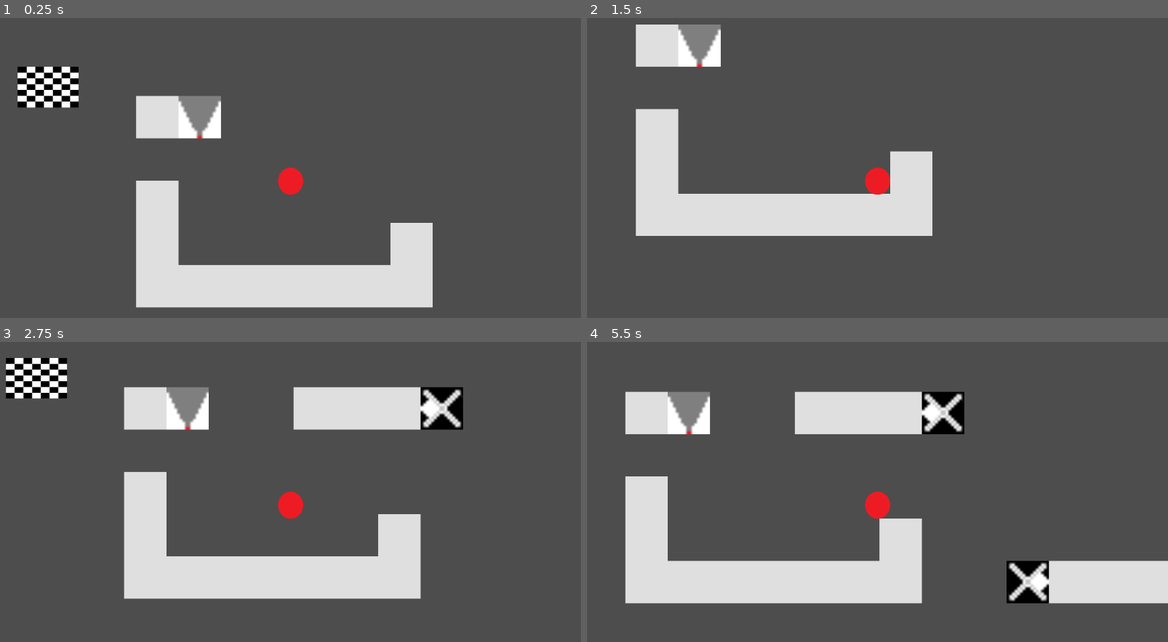
Above: before the commit, frames 1-4 (two rows, left to right).
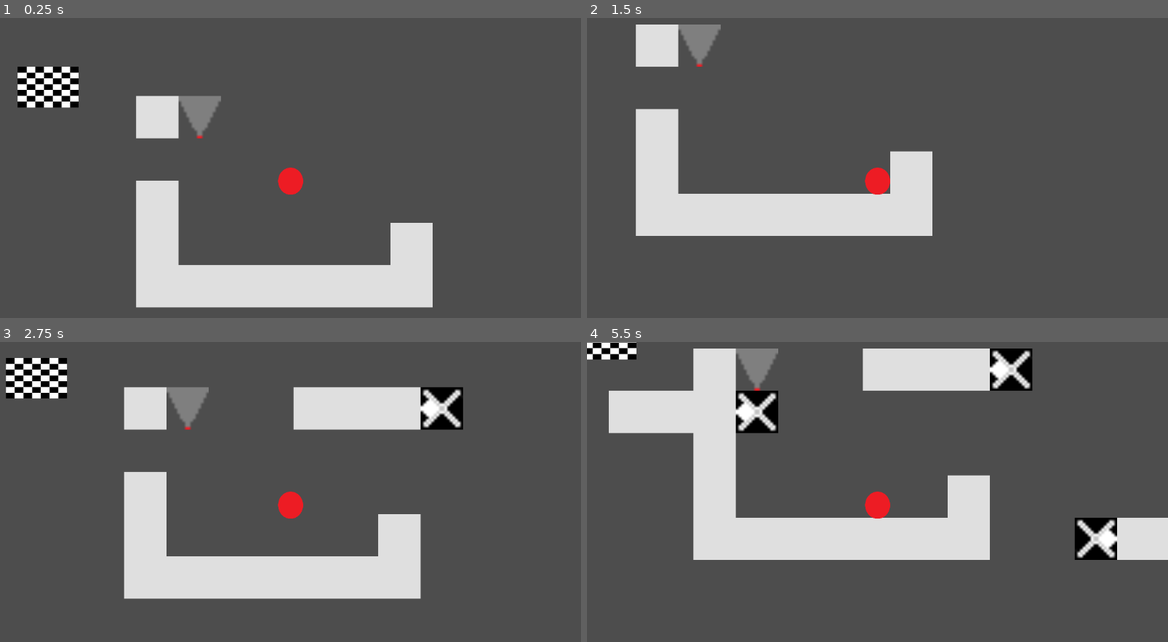
Above: after the commit, the same moments.

Repository: SomeFamousPerson/major-project
Game: Godot game, scene res://main.tscn
The game is run twice, just before and just after one commit, with the same random seed, the same clock (stepped at 60 frames per second) and the same inputs.
Inputs (mouse positions are in pixels of both pictures, inside the frame that each line leads up to):
- Up to frame 1 (0.25 s): no input
- Up to frame 2 (1.5 s): move the mouse to (1005, 165) at 0.52 s; hold D (right) from 0.53 s (still down); click (1005, 165) at 0.6 s; tap Space (jump) at 0.77 s; move the mouse to (912, 129) at 1.27 s; click (912, 129) at 1.35 s
- Up to frame 3 (2.75 s): tap Space (jump) at 1.52 s; move the mouse to (348, 432) at 2.02 s; release D (right) at 2.03 s; hold A (left) from 2.03 s (still down); click (348, 432) at 2.1 s
- Up to frame 4 (5.5 s): move the mouse to (848, 570) at 2.77 s; release A (left) at 2.78 s; hold D (right) 2.78-4.25 s; click (848, 570) at 2.85 s; tap Space (jump) at 3.02, 3.77, 5.27 s; move the mouse to (1051, 555) at 3.52 s; click (1051, 555) at 3.6 s; tap Escape (pause) at 4.15 s; click (923, 504) at 4.25 s, where only the run after the commit has a clickable "Unpause"; move the mouse to (703, 456) at 5.02 s; hold A (left) from 5.03 s (still down); click (703, 456) at 5.1 s

The runs differ from the first frame. In frame 1, 0.5% of the frame differs, in the area x 30-39%, y 27-41%; in frame 2, 0.5%; in frame 3, 0.5%; in frame 4, 38%, in the area x 0-100%, y 0-88%.

Commit message:
lasers??????

Diff:
--- a/laser.tscn
+++ b/laser.tscn
@@ -3,7 +3,7 @@
 [ext_resource type="Texture2D" uid="uid://cyg65hrx3vvew" path="res://assets/laser.png" id="1_w2wes"]
 
 [sub_resource type="RectangleShape2D" id="RectangleShape2D_k1moy"]
-size = Vector2(2, 16)
+size = Vector2(1.53846, 16)
 
 [node name="laser" type="StaticBody2D"]
 
@@ -11,5 +11,6 @@
 texture = ExtResource("1_w2wes")
 
 [node name="CollisionShape2D" type="CollisionShape2D" parent="."]
+position = Vector2(2.98023e-08, 0)
 scale = Vector2(1.3, 1)
 shape = SubResource("RectangleShape2D_k1moy")
--- a/laser_shooter.gd
+++ b/laser_shooter.gd
@@ -1,9 +1,21 @@
 extends StaticBody2D
 var world
+var laser = preload("res://laser.tscn")
+var RANGE = 10
 
-#func _ready():
-	#if Global.level == 0:
-		#world =  #"res://levels/level_1.tscn"
+
+func _ready():
+	if Global.level == 0:
+		world =  %TileMap
+		#gets the tilemap grid position of the square the laser shooter is in
+		var cell = Vector2i(position)/world.tile_set.tile_size/Vector2i(world.scale)
+		var new_laser = laser.instantiate()
+		var atlas = Vector2i(world.get_cell_atlas_coords(0, cell))
+		for i in RANGE:
+			if atlas == Vector2i(-1,-1):
+				add_child(new_laser)
+				print(i)
+				new_laser.position = cell+Vector2i(-1,(i*16))
 #
-#func _physics_process(delta):
-	#$
+func _physics_process(delta):
+	pass
--- a/levels/level_1.tscn
+++ b/levels/level_1.tscn
@@ -46,3 +46,16 @@
 
 [node name="laser_shooter" parent="." instance=ExtResource("5_ehrj0")]
 position = Vector2(126, 42)
+
+[node name="CanvasLayer" type="CanvasLayer" parent="."]
+process_mode = 3
+
+[node name="pause button" type="Button" parent="CanvasLayer"]
+offset_left = 572.0
+offset_top = 283.0
+offset_right = 649.0
+offset_bottom = 314.0
+scale = Vector2(2.6, 2.6)
+text = "Unpause"
+
+[connection signal="pressed" from="CanvasLayer/pause button" to="." method="_on_button_pressed"]
--- a/levels/world.gd
+++ b/levels/world.gd
@@ -5,7 +5,7 @@
 
 func _ready():
 	Global.swappers_remaining = 100
-
+	$CanvasLayer.visible = false
 func _physics_process(delta):
 	var tilemap = $TileMap
 	#place tile-swappers
@@ -37,8 +37,17 @@
 			Global.swappers_remaining -= 1
 			#sets a block in the background so that the game knows something is there
 			tilemap.set_cell(0,cell,1,Vector2(8,10))
+	#when esc pressed, show pause screen and pause game
 	if Input.is_action_just_pressed("pause"):
+		$CanvasLayer.visible = true
 		get_tree().paused = true
 		#TODO: MAKE A WAY TO UNPAUISE
 		#ASK TOM MAYBE IDK
 		# OR JUST TRIUAL AND ERROR TF OUT OF IT
+
+
+
+#unpause game
+func _on_button_pressed():
+	get_tree().paused = false
+	$CanvasLayer.visible = false
Binary file changed: assets/laser.png
Binary file changed: assets/laser_shooter.png
Not shown: 2 places in laser_shooter.tscn that only renumber resources
